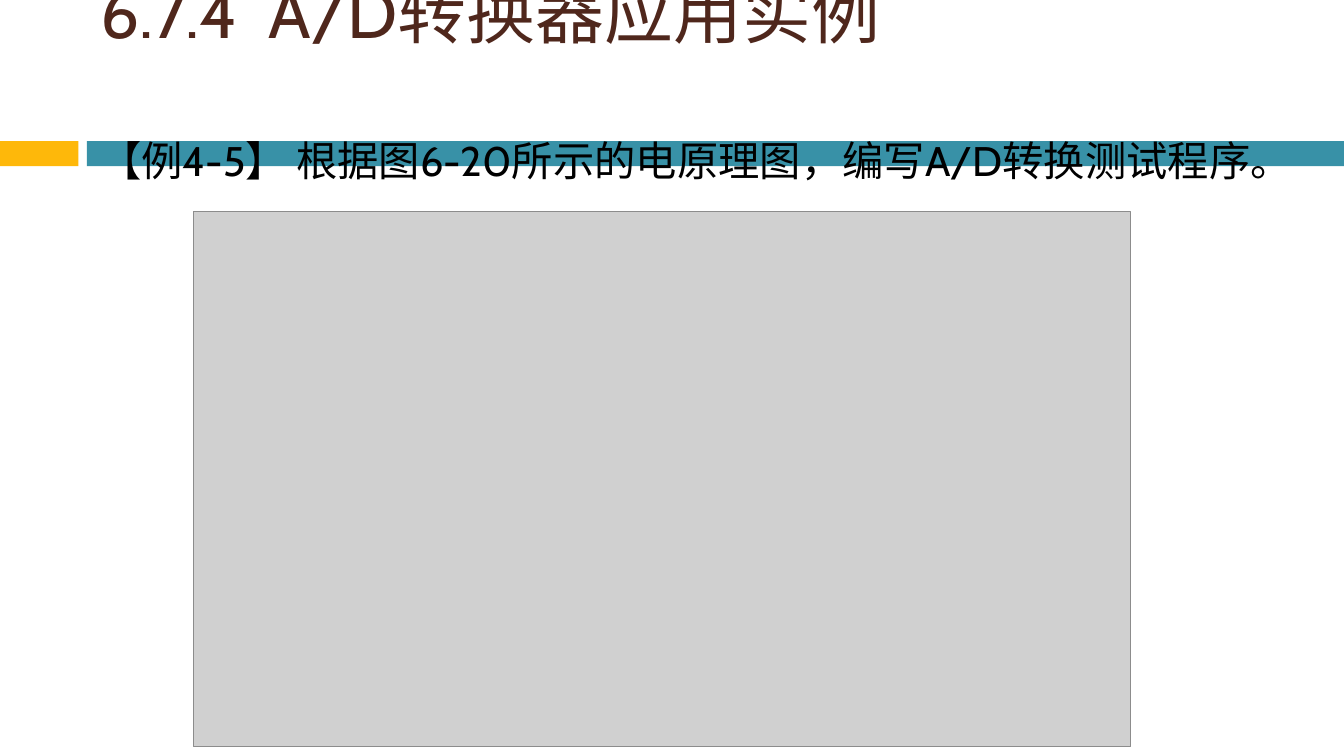
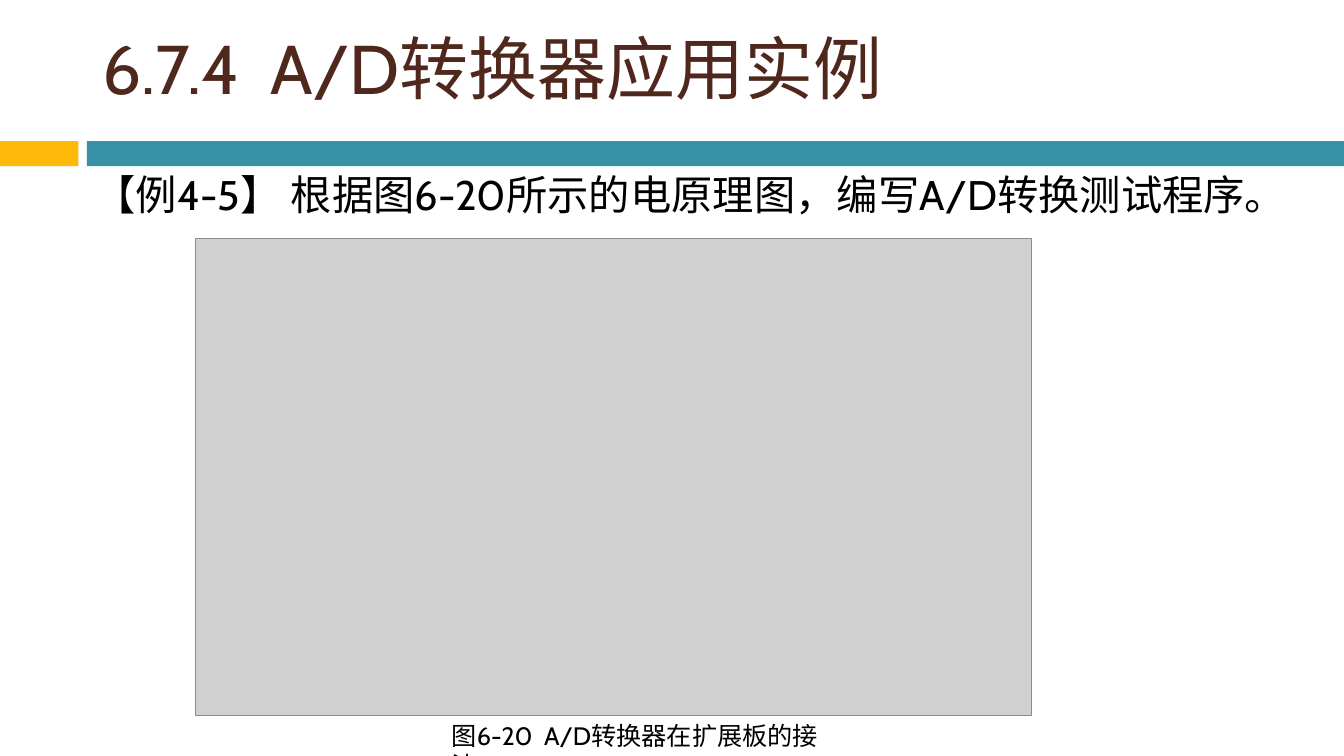
Before and after one commit to Chencao0928/ARM, a slide deck: slide 92 of 第6章 基于S3C2410的硬件结构与接口编程/第6章 基于S3C2410的硬件结构与接口编程.pptx. Drawn at 1344x756 pixels with LibreOffice and Linux fonts; fonts in the diff are those of the drawing; grey boxes stand for pictures; background and template pictures are left out. Boxes give left, top, right and bottom in pixels: in the first picture for what was removed or moved away, otherwise in the second. Text is boxed around its words. In the diff, an @@ line names an element or a change of style, - is before the commit and + after.

```diff
--- a/第6章 基于S3C2410的硬件结构与接口编程/第6章 基于S3C2410的硬件结构与接口编程.pptx
+++ b/第6章 基于S3C2410的硬件结构与接口编程/第6章 基于S3C2410的硬件结构与接口编程.pptx
@@ title "6.7.4 A/D转换器应用实例" rewrapped from (100, 0, 880, 44) to (102, 36, 882, 100) @@
@@ text "【例4-5】 根据图6-20所示的电原理图，编写A/D转换测试程序。" rewrapped from (100, 134, 1291, 186) to (95, 175, 1286, 215) @@
@@ picture: place and size @@
-picture at (194, 212, 1131, 746)
+picture at (196, 239, 1031, 716)
@@ text added at (452, 724, 818, 747), 18 pt, text #000000 @@
+图6-20 A/D转换器在扩展板的接法
```
Also in this commit, not shown: 40 other slides changed, 1 slide added, 1 slide removed.
